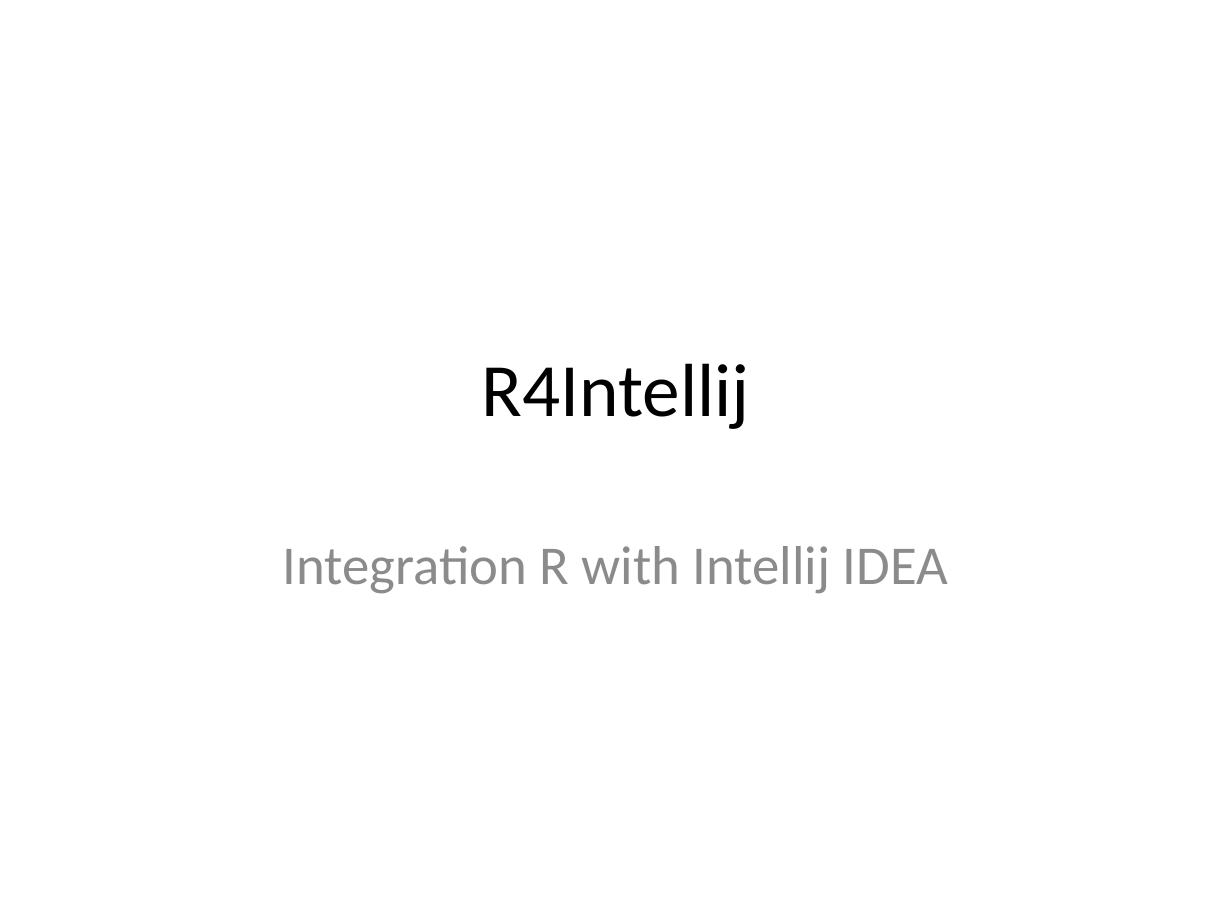
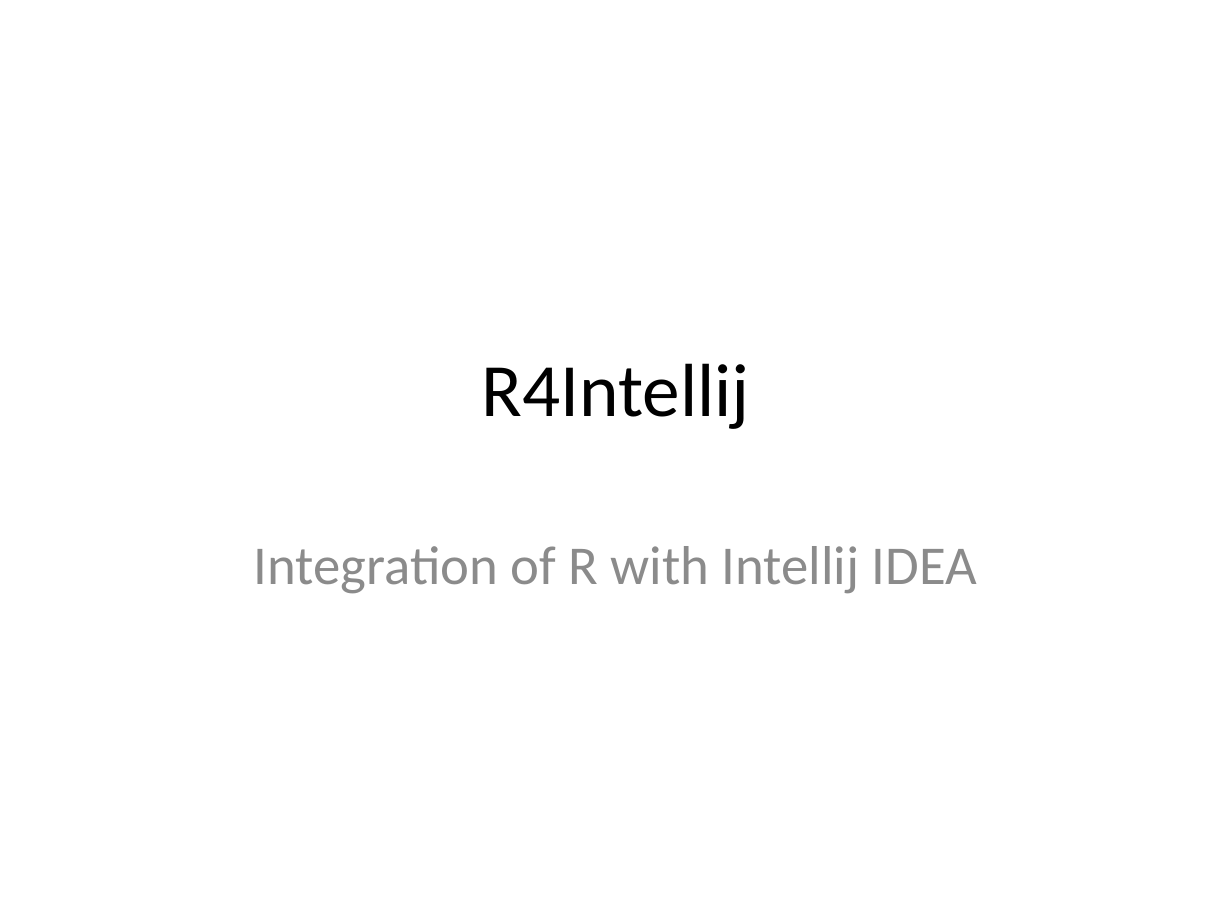
Before and after one commit to holgerbrandl/r4intellij, a slide deck: slide 1 of R4Intellij.pptx. Drawn at 1232x924 pixels with LibreOffice and Linux fonts; fonts in the diff are those of the drawing. Boxes give left, top, right and bottom in pixels: in the first picture for what was removed or moved away, otherwise in the second. Text is boxed around its words. In the diff, an @@ line names an element or a change of style, - is before the commit and + after.

```diff
--- a/R4Intellij.pptx
+++ b/R4Intellij.pptx
@@ subtitle at (254, 546, 977, 594): text changed @@
-Integration R with Intellij IDEA
+Integration of R with Intellij IDEA
```
Also in this commit, not shown: 4 other slides changed, 4 slides added, 2 slides removed, 19 other files.
